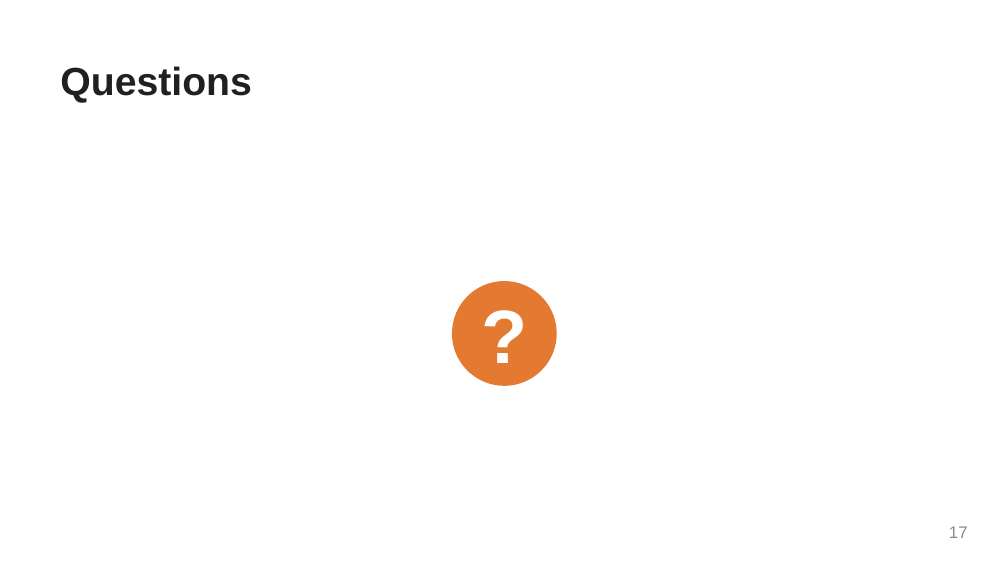
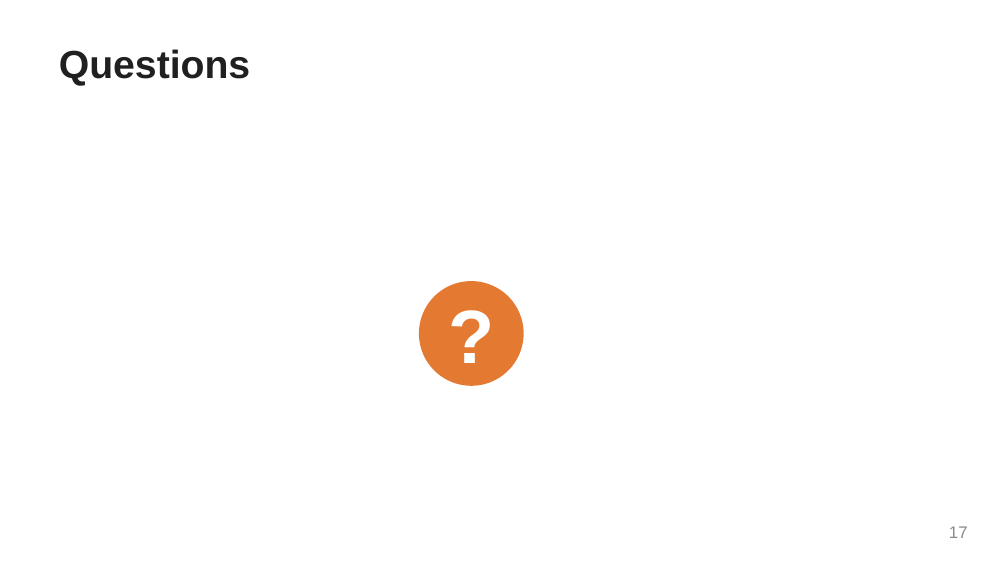
Before and after one commit to Sizvy/CS165_F26_labs, a slide deck: slide 17 of edc_slides/09_current_defenses.pptx. Drawn at 1008x567 pixels with LibreOffice and Linux fonts; fonts in the diff are those of the drawing. Boxes give left, top, right and bottom in pixels: in the first picture for what was removed or moved away, otherwise in the second. Text is boxed around its words. In the diff, an @@ line names an element or a change of style, - is before the commit and + after.

```diff
--- a/edc_slides/09_current_defenses.pptx
+++ b/edc_slides/09_current_defenses.pptx
@@ title "Questions": place and size @@
-title "Questions" at (60, 66, 251, 103)
+title "Questions" at (59, 49, 250, 86)
@@ rounded rectangle "?": place and size @@
-rounded rectangle "?" at (452, 281, 556, 386)
+rounded rectangle "?" at (419, 281, 524, 386)
```
Also in this commit, not shown: 4 other slides changed, 12 slides added, 12 slides removed.
